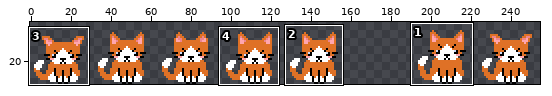
One commit to this pixel-art file: assets/characters/maximiliano/standing/Sprite-tom-standing-Sheet.aseprite. Above: a wide view before the commit, with the close-up outlined.
Close-up. The starting point:
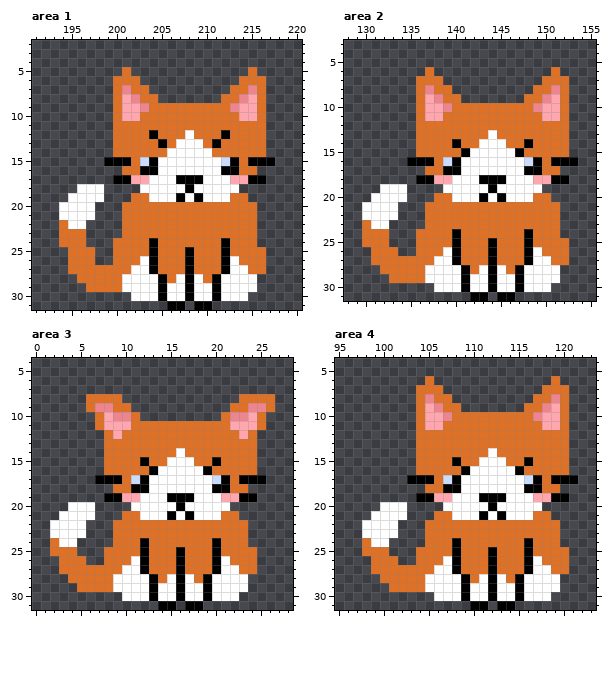
256x32 pixels, 1 frame. Shown: area 1: x 191..220, y 2..31; area 2: x 128..155, y 3..31; area 3: x 0..28, y 4..31; area 4: x 95..123, y 4..31. The old version is drawn lined up with the new one. The wide view leaves out empty margins. The commit also changed other parts of the picture, which this record leaves out.
Now the later version:
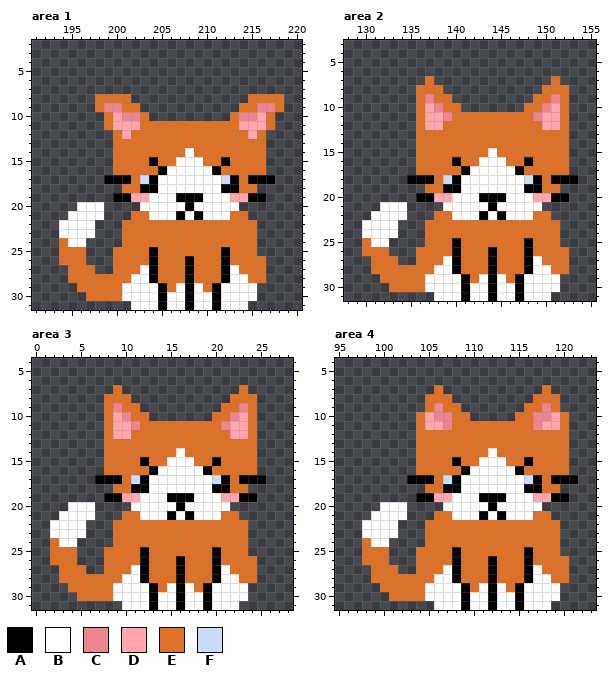
Palette (. is transparent): A #000000  B #ffffff  C #ed858f  D #ffa6ae  E #df7126  F #cbdbfc
Diff:
drawings rearranged on the sheet (the old picture shows each at its new place; 1 dropped ones are not shown)
Area 1:
y 5: x 201 E -> .; x 215 E -> .
y 6: x 200..202 EEE -> ...; x 214..216 EEE -> ...
y 7: x 200..203 ECEE -> ....; x 213..216 EECE -> ....
y 8: x 198..199 .. -> EE; x 201..204 DCEE -> E...; x 212..215 EECD -> ...E; x 217..218 .. -> EE
y 9: x 198..218 ..EDDCEEEEEEEEECDDE.. -> ECCEE...........EECCE
y 10: x 199..202 .EDD -> EDCC; x 204..212 EEEEEEEEE -> .........; x 214..217 DDE. -> CCDE
y 11: x 199..202 .EEE -> EDDD; x 214..217 EEE. -> DDDE
y 12: x 201 E -> D; x 204 A -> E; x 208 B -> E; x 212 A -> E; x 215 E -> D
y 13: x 205 A -> E; x 207..209 BBB -> EEE; x 211 A -> E
y 14: x 206..207 BB -> EE; x 209..210 BB -> EE
y 15: x 199..201 AAA -> .EE; x 203 F -> E; x 205..206 BB -> EE; x 210..213 BBFA -> EEAE; x 215..217 AAA -> EE.
y 16: x 200 . -> E; x 203..205 AAB -> EEA; x 211..213 BAA -> AEE; x 216 . -> E
y 17: x 199 . -> A; x 202..204 DDB -> EFA; x 207..209 AAA -> BBB; x 212..214 BDD -> FAE; x 217 . -> A
y 18: x 196..198 BBB -> ...; x 201..204 ..BB -> EEAA; x 208 A -> B; x 212..215 BB.. -> AAEE
y 19: x 195..198 BBBB -> ....; x 200..203 ..EE -> AADD; x 208 B -> A; x 213..216 EE.. -> DDAA
y 20: x 194..195 BB -> ..; x 198 . -> B; x 201..215 EEEEEEEEEEEEEEE -> ..BBBBBABBBBB..
y 21: x 194 B -> .; x 198 . -> B; x 201 E -> .; x 204..212 EEEEEEEEE -> BBBABABBB; x 215 E -> .
y 22: x 194 E -> B; x 197 . -> B
y 23: x 194..197 EEE. -> BBBB
y 24: x 195..196 EE -> BB; x 200 E -> .; x 204 A -> E; x 212 A -> E
y 25: x 194 . -> E; x 197 E -> .; x 208 A -> E; x 216 E -> .
y 26: x 194 . -> E; x 197 E -> .; x 203 B -> E; x 213 B -> E
y 27: x 198..199 EE -> ..; x 202 B -> E; x 214 B -> E
y 28: x 195 . -> E; x 201 B -> E; x 204..205 BA -> AE; x 207 B -> E; x 209 B -> E; x 211..212 AB -> EA; x 215..216 B. -> EE
y 29: x 196 . -> E; x 206 B -> E; x 210 B -> E
y 30: x 197..201 ..... -> EEEEB; x 215 . -> B
y 31: x 202..214 ....AA.AA.... -> BBBABBABBABBB
Area 2:
y 6: x 137 E -> .; x 151 E -> .
y 7: x 136 E -> .; x 138 E -> .; x 150 E -> .; x 152 E -> .
y 8: x 137 C -> E; x 139 E -> .; x 149 E -> .; x 151 C -> E
y 9: x 137..138 DC -> CE; x 140 E -> .; x 148 E -> .; x 150..151 CD -> EC
y 10: x 138..139 DC -> CE; x 141..147 EEEEEEE -> .......; x 149..150 CD -> EC
y 11: x 139 E -> C; x 149 E -> C
y 12: x 137..138 EE -> DD; x 150..151 EE -> DD
y 13: x 144 B -> E
y 14: x 140 A -> E; x 143..145 BBB -> EEE; x 148 A -> E
y 15: x 141..143 ABB -> EEE; x 145..147 BBA -> EEE
y 16: x 135..137 AAA -> .EE; x 139 F -> E; x 141..142 BB -> EE; x 146..149 BBFA -> EEAE; x 151..153 AAA -> EE.
y 17: x 136 . -> E; x 139..141 AAB -> EEA; x 147..149 BAA -> AEE; x 152 . -> E
y 18: x 135 . -> A; x 138..140 DDB -> EFA; x 143..145 AAA -> BBB; x 148..150 BDD -> FAE; x 153 . -> A
y 19: x 132..134 BBB -> ...; x 137..140 ..BB -> EEAA; x 144 A -> B; x 148..151 BB.. -> AAEE
y 20: x 131..134 BBBB -> ....; x 136..139 ..EE -> AADD; x 144 B -> A; x 149..152 EE.. -> DDAA
y 21: x 130..131 BB -> ..; x 134 . -> B; x 137..151 EEEEEEEEEEEEEEE -> ..BBBBBABBBBB..
y 22: x 130 B -> .; x 134 . -> B; x 137 E -> .; x 140..148 EEEEEEEEE -> BBBABABBB; x 151 E -> .
y 23: x 130 E -> B; x 133 . -> B
y 24: x 130..133 EEE. -> BBBB; x 136 E -> .; x 140 A -> E; x 148 A -> E
y 25: x 131..132 EE -> BB; x 136 E -> .; x 144 A -> E; x 152 E -> .
y 26: x 130 . -> E; x 133 E -> .; x 139 B -> E; x 149 B -> E
y 27: x 134..135 EE -> ..; x 138 B -> E; x 150 B -> E
y 28: x 131 . -> E; x 137 B -> E; x 140..141 BA -> AE; x 143 B -> E; x 145 B -> E; x 147..148 AB -> EA; x 151..152 B. -> EE
y 29: x 132 . -> E; x 142 B -> E; x 146 B -> E
y 30: x 133..137 ..... -> EEEEB; x 151 . -> B
y 31: x 138..150 ....AA.AA.... -> BBBABBABBABBB
Area 3:
y 7: x 9 . -> E; x 23 . -> E
y 8: x 6..7 EE -> ..; x 10 . -> E; x 22 . -> E; x 25..26 EE -> ..
y 9: x 6..9 ECCE -> ..EC; x 11 . -> E; x 21 . -> E; x 23..26 ECCE -> CE..
y 10: x 7..9 EDC -> .ED; x 12 . -> E; x 20 . -> E; x 23..25 CDE -> DE.
y 11: x 7..8 ED -> .E; x 11 E -> C; x 21 E -> C; x 24..25 DE -> E.
y 12: x 10 E -> D; x 22 E -> D
y 24: x 12 A -> E; x 20 A -> E
y 25: x 16 A -> E; x 24 E -> .
y 26: x 2 . -> E; x 5 E -> .; x 11 B -> E; x 21 B -> E
y 27: x 6..7 EE -> ..; x 10 B -> E; x 22 B -> E
y 28: x 3 . -> E; x 9 B -> E; x 12..13 BA -> AE; x 15 B -> E; x 17 B -> E; x 19..20 AB -> EA; x 23..24 B. -> EE
y 29: x 4 . -> E; x 14 B -> E; x 18 B -> E
y 30: x 5..9 ..... -> EEEEB; x 23 . -> B
y 31: x 10..22 ....AA.AA.... -> BBBABBABBABBB
Area 4:
y 6: x 105 E -> .; x 119 E -> .
y 7: x 104..105 EE -> ..; x 119..120 EE -> ..
y 8: x 104..105 EC -> .E; x 119..120 CE -> E.
y 9: x 104..105 ED -> .E; x 119..120 DE -> E.
y 10: x 106 D -> C; x 110..114 EEEEE -> .....; x 118 D -> C
y 11: x 107 E -> C; x 117 E -> C
y 24: x 108 A -> E; x 116 A -> E
y 25: x 112 A -> E; x 120 E -> .
y 26: x 98 . -> E; x 101 E -> .; x 107 B -> E; x 117 B -> E
y 27: x 102..103 EE -> ..; x 106 B -> E; x 118 B -> E
y 28: x 99 . -> E; x 105 B -> E; x 108..109 BA -> AE; x 111 B -> E; x 113 B -> E; x 115..116 AB -> EA; x 119..120 B. -> EE
y 29: x 100 . -> E; x 110 B -> E; x 114 B -> E
y 30: x 101..105 ..... -> EEEEB; x 119 . -> B
y 31: x 106..118 ....AA.AA.... -> BBBABBABBABBB
